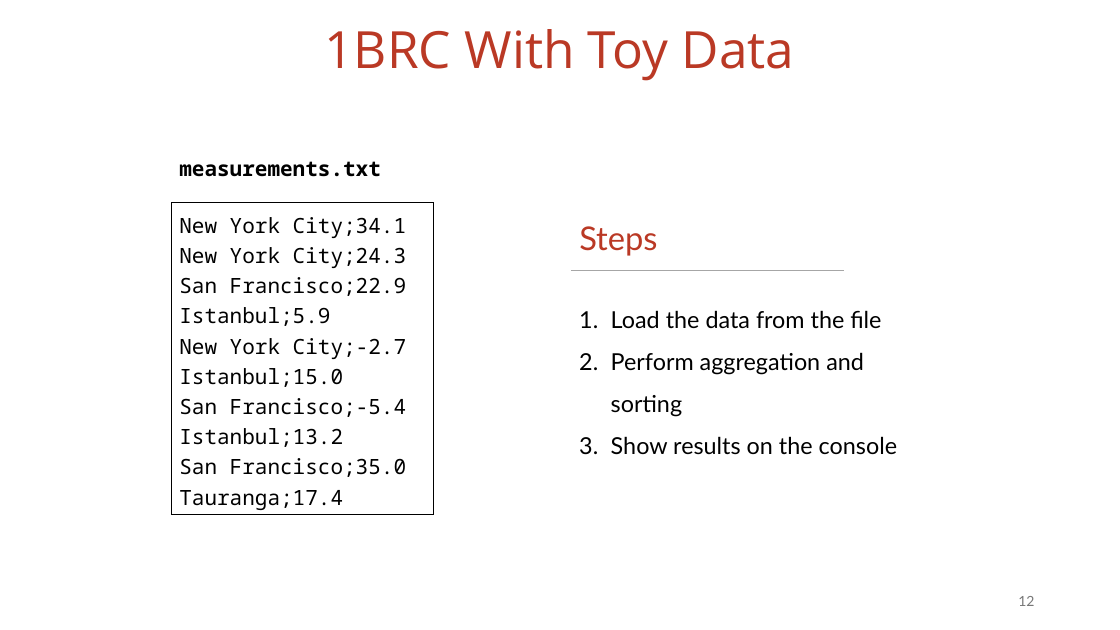
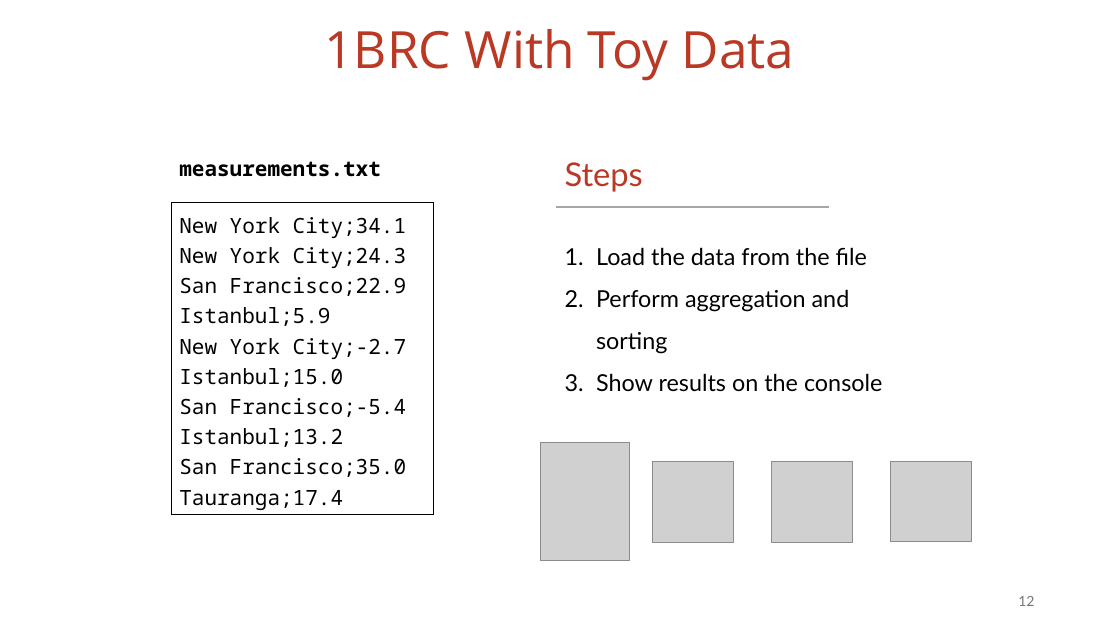
Before and after one commit to vmzakharov/missing-dataframe-talk, a slide deck: slide 12 of presentation/Missing_Dataframe_Long.pptx. Drawn at 1120x630 pixels with LibreOffice and Linux fonts; fonts in the diff are those of the drawing; grey boxes stand for pictures. Boxes give left, top, right and bottom in pixels: in the first picture for what was removed or moved away, otherwise in the second. Text is boxed around its words. In the diff, an @@ line names an element or a change of style, - is before the commit and + after.

Commit message:
slide updates

```diff
--- a/presentation/Missing_Dataframe_Long.pptx
+++ b/presentation/Missing_Dataframe_Long.pptx
@@ 2 texts, 1 line: place and size @@
-2 texts, 1 line at [571,226,897,455]
+2 texts, 1 line at [556,162,882,392]
@@ picture added at [541,443,629,560] @@
@@ picture added at [653,461,734,542] @@
@@ picture added at [772,462,853,543] @@
@@ picture added at [891,461,972,542] @@
```
Also in this commit, not shown: 1 other file.
